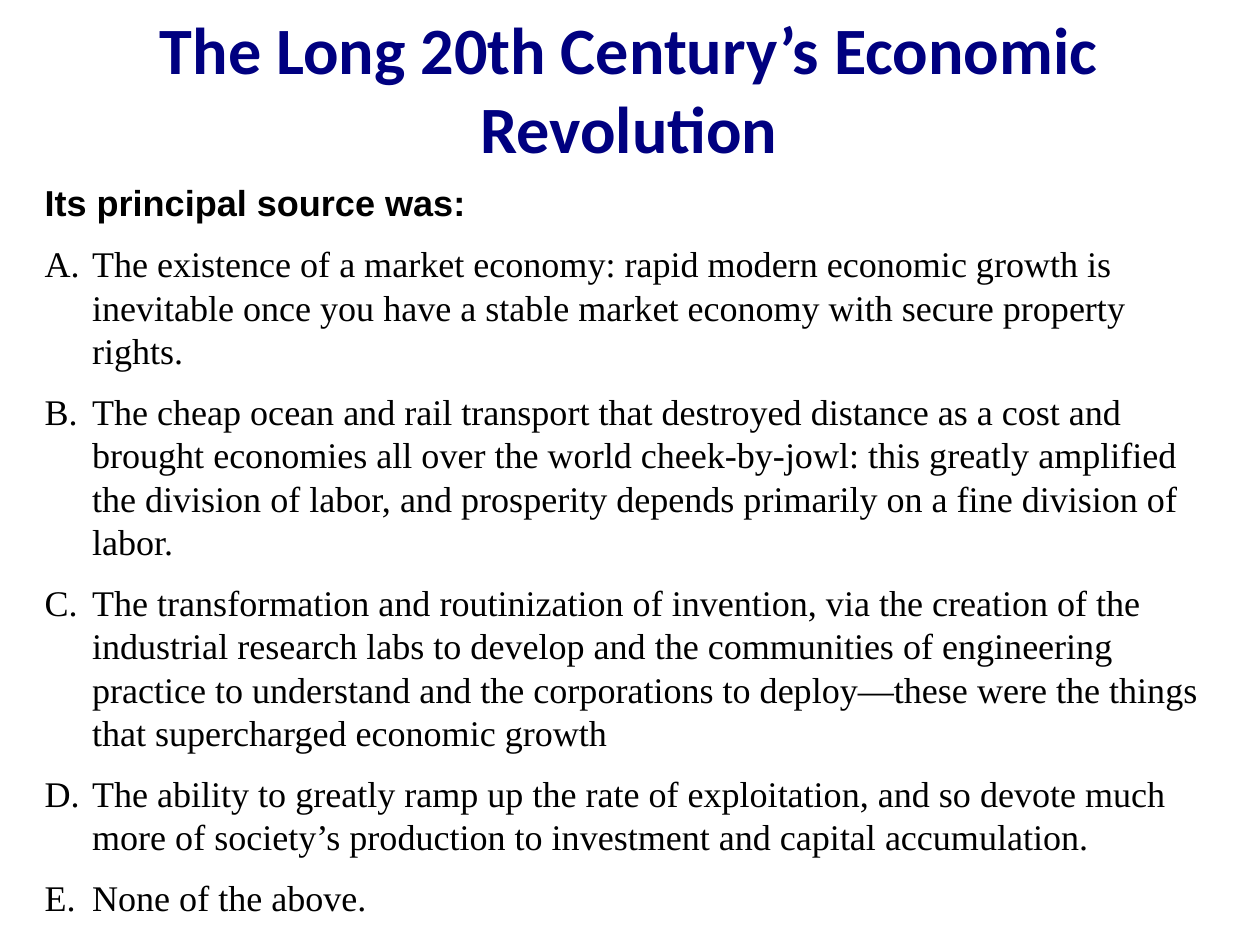
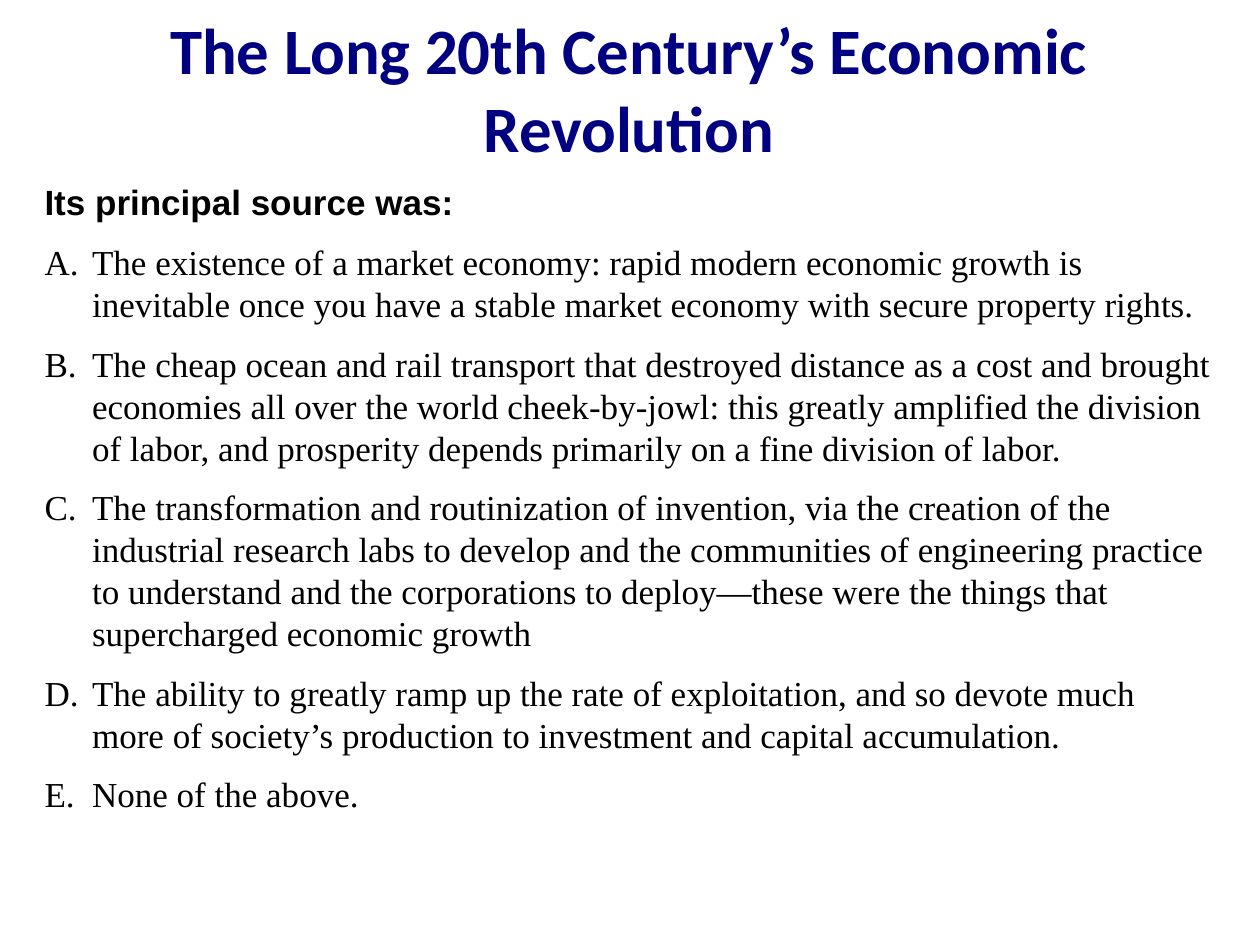
Before and after one commit to DavidLJ/public-files, a slide deck: slide 23 of econ-115-lecture-1.pptx. Drawn at 1260x945 pixels with LibreOffice and Linux fonts; fonts in the diff are those of the drawing. Boxes give left, top, right and bottom in pixels: in the first picture for what was removed or moved away, otherwise in the second. Text is boxed around its words. In the diff, an @@ line names an element or a change of style, - is before the commit and + after.

```diff
--- a/econ-115-lecture-1.pptx
+++ b/econ-115-lecture-1.pptx
@@ title "The Long 20th Century’s Economic ..." at [170, 27, 1087, 153]: size 37.8 to 37 pt @@
@@ text "Its principal source was:" at [45, 189, 1210, 808]: size 20.6 to 20 pt @@
```
Also in this commit, not shown: 31 other slides changed.
